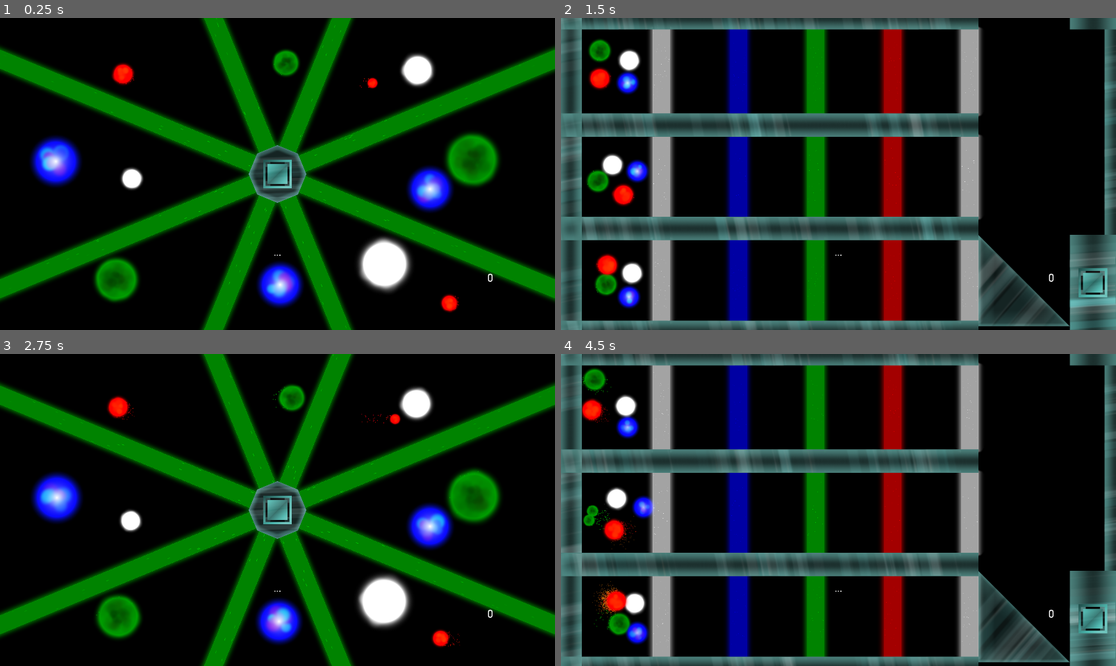
Above: before the commit, frames 1-4 (two rows, left to right).
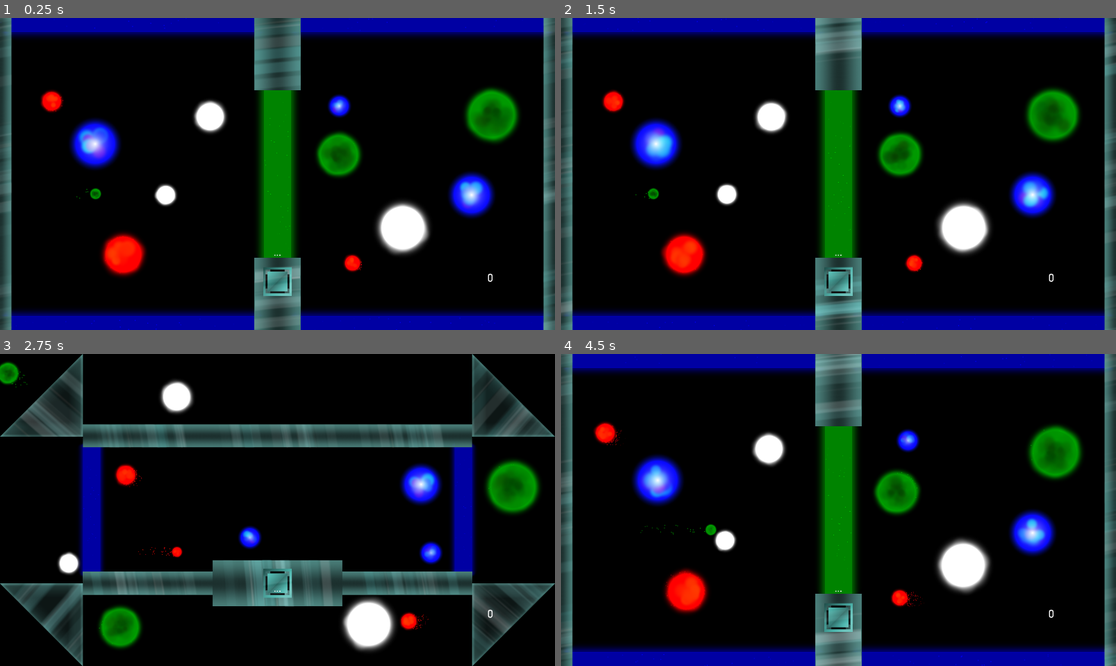
Above: after the commit, the same moments.

Repository: Dark-Gran/Spirit-Circles
Game: Godot game, scene res://src/Main.tscn
Two runs of this game, one before a commit and one after it. Both use one fixed random seed, a clock stepped at 60 frames per second and the inputs below.
Inputs (mouse positions are in pixels of both pictures, inside the frame that each line leads up to):
- Up to frame 1 (0.25 s): no input
- Up to frame 2 (1.5 s): move the mouse to (960, 158) at 0.52 s; hold Right (ui_right) 0.53-1.28 s; tap Space (ui_accept) at 0.77 s; move the mouse to (727, 189) at 1.27 s; hold Left (ui_left) from 1.28 s (still down)
- Up to frame 3 (2.75 s): tap Space (ui_accept) at 1.52 s; move the mouse to (333, 441) at 2.02 s; release Left (ui_left) at 2.03 s; hold Right (ui_right) from 2.03 s (still down)
- Up to frame 4 (4.5 s): move the mouse to (810, 572) at 2.77 s; tap Space (ui_accept) at 3.02, 3.77 s; move the mouse to (1005, 556) at 3.52 s; release Right (ui_right) at 3.53 s; hold Left (ui_left) from 3.53 s (still down); move the mouse to (672, 463) at 4.27 s

The runs differ from the first frame. In frame 1, 55% of the frame differs, in the area x 0-100%, y 0-100%; in frame 2, 57%; in frame 3, 52%; in frame 4, 57%.

Commit message:
level/beam update - alternative glow for places where it colors walls too much

Diff:
--- a/src/world/World.gd
+++ b/src/world/World.gd
@@ -27,7 +27,7 @@
 		level_times.append(0)
 	$DebugGUI/FPS.visible = false
 	enable_continue(false)
-	level_id = 20
+	level_id = 15
 	move_to_level(level_id)
 
 func reload_level():
--- a/src/world/levels/Level_009.tscn
+++ b/src/world/levels/Level_009.tscn
@@ -4,7 +4,7 @@
 [ext_resource path="res://src/world/levels/Level_009.gd" type="Script" id=2]
 [ext_resource path="res://src/world/obstacles/Wall_Wide_0.tscn" type="PackedScene" id=3]
 [ext_resource path="res://src/world/obstacles/Wall_2.tscn" type="PackedScene" id=4]
-[ext_resource path="res://src/world/obstacles/Beam.tscn" type="PackedScene" id=5]
+[ext_resource path="res://src/world/obstacles/Beam_GlowS.tscn" type="PackedScene" id=5]
 [ext_resource path="res://src/world/obstacles/Button.tscn" type="PackedScene" id=6]
 
 [node name="Level" type="Node2D"]
@@ -79,11 +79,6 @@
 
 [node name="Statics" type="Node2D" parent="."]
 
-[node name="Beam" parent="Statics" instance=ExtResource( 5 )]
-position = Vector2( 960, 540 )
-scale = Vector2( 1.6, 1.161 )
-color_type = 1
-
 [node name="Wall" parent="Statics" instance=ExtResource( 4 )]
 position = Vector2( 0, 540 )
 
@@ -98,3 +93,8 @@
 
 [node name="Button" parent="Statics" instance=ExtResource( 6 )]
 position = Vector2( 960, 912 )
+
+[node name="Beam" parent="Statics" instance=ExtResource( 5 )]
+position = Vector2( 960, 540 )
+scale = Vector2( 1.6, 1.161 )
+color_type = 1
--- a/src/world/levels/Level_010.tscn
+++ b/src/world/levels/Level_010.tscn
@@ -3,9 +3,9 @@
 [ext_resource path="res://src/world/Circle.tscn" type="PackedScene" id=1]
 [ext_resource path="res://src/world/levels/Level_010.gd" type="Script" id=2]
 [ext_resource path="res://src/world/obstacles/Wall_Border.tscn" type="PackedScene" id=3]
+[ext_resource path="res://src/world/obstacles/Beam_GlowS.tscn" type="PackedScene" id=4]
 [ext_resource path="res://src/world/obstacles/Wall_Cross_1.tscn" type="PackedScene" id=5]
 [ext_resource path="res://src/world/obstacles/Button.tscn" type="PackedScene" id=6]
-[ext_resource path="res://src/world/obstacles/Beam.tscn" type="PackedScene" id=7]
 
 [node name="Level" type="Node2D"]
 show_behind_parent = true
@@ -81,23 +81,23 @@
 
 [node name="Beams" type="Node2D" parent="Statics"]
 
-[node name="Beam" parent="Statics/Beams" instance=ExtResource( 7 )]
+[node name="Beam" parent="Statics/Beams" instance=ExtResource( 4 )]
 position = Vector2( 960, 892.751 )
 scale = Vector2( 1.6, 0.591 )
 color_type = 2
 
-[node name="Beam2" parent="Statics/Beams" instance=ExtResource( 7 )]
+[node name="Beam2" parent="Statics/Beams" instance=ExtResource( 4 )]
 position = Vector2( 960, 187.138 )
 scale = Vector2( 1.6, 0.591 )
 color_type = 2
 
-[node name="Beam3" parent="Statics/Beams" instance=ExtResource( 7 )]
+[node name="Beam3" parent="Statics/Beams" instance=ExtResource( 4 )]
 position = Vector2( 396.939, 540 )
 rotation = 1.5708
 scale = Vector2( 1.6, 1.433 )
 color_type = 1
 
-[node name="Beam4" parent="Statics/Beams" instance=ExtResource( 7 )]
+[node name="Beam4" parent="Statics/Beams" instance=ExtResource( 4 )]
 position = Vector2( 1523.49, 540 )
 rotation = 1.5708
 scale = Vector2( 1.6, 1.433 )
--- a/src/world/levels/Level_015.tscn
+++ b/src/world/levels/Level_015.tscn
@@ -6,6 +6,7 @@
 [ext_resource path="res://src/world/obstacles/Wall_Wide_0.tscn" type="PackedScene" id=4]
 [ext_resource path="res://src/world/obstacles/Wall_2.tscn" type="PackedScene" id=5]
 [ext_resource path="res://src/world/obstacles/Button.tscn" type="PackedScene" id=6]
+[ext_resource path="res://src/world/obstacles/Beam_GlowS.tscn" type="PackedScene" id=7]
 
 [node name="Level" type="Node2D"]
 show_behind_parent = true
@@ -83,11 +84,6 @@
 
 [node name="Beams" type="Node2D" parent="Statics"]
 
-[node name="Beam" parent="Statics/Beams" instance=ExtResource( 3 )]
-position = Vector2( 960, 540 )
-scale = Vector2( 1.6, 1.16 )
-color_type = 2
-
 [node name="Beam2" parent="Statics/Beams" instance=ExtResource( 3 )]
 position = Vector2( 460.533, 1080 )
 rotation = 1.5708
@@ -112,6 +108,11 @@
 scale = Vector2( 1.6, 1.683 )
 color_type = 1
 
+[node name="Beam6" parent="Statics/Beams" instance=ExtResource( 7 )]
+position = Vector2( 960, 540 )
+scale = Vector2( 1.6, 1.16 )
+color_type = 2
+
 [node name="Wall" parent="Statics" instance=ExtResource( 5 )]
 position = Vector2( 0, 540 )
 
--- /dev/null
+++ b/src/world/obstacles/Beam_GlowS.tscn
@@ -0,0 +1,138 @@
+[gd_scene load_steps=11 format=2]
+
+[ext_resource path="res://src/world/obstacles/Beam.gd" type="Script" id=1]
+[ext_resource path="res://assets/beam_glow2.png" type="Texture" id=2]
+[ext_resource path="res://assets/little_white_64.png" type="Texture" id=3]
+
+[sub_resource type="CubeMesh" id=1]
+size = Vector3( 100, 100, 2 )
+
+[sub_resource type="Gradient" id=2]
+offsets = PoolRealArray( 0, 0.372093, 0.604651, 1 )
+colors = PoolColorArray( 1, 1, 1, 0, 1, 1, 1, 1, 1, 1, 1, 1, 1, 1, 1, 0 )
+
+[sub_resource type="GradientTexture" id=3]
+gradient = SubResource( 2 )
+
+[sub_resource type="ParticlesMaterial" id=4]
+emission_shape = 2
+emission_box_extents = Vector3( 27, 0, 1 )
+flag_disable_z = true
+direction = Vector3( 0, 1, 0 )
+spread = 0.0
+gravity = Vector3( 0, 0, 0 )
+initial_velocity = 130.0
+initial_velocity_random = 0.25
+orbit_velocity = 0.0
+orbit_velocity_random = 0.0
+linear_accel_random = 1.0
+damping = 10.0
+damping_random = 0.5
+scale = 0.07
+color_ramp = SubResource( 3 )
+
+[sub_resource type="ParticlesMaterial" id=5]
+emission_shape = 2
+emission_box_extents = Vector3( 27, 0, 1 )
+flag_disable_z = true
+direction = Vector3( 0, 1, 0 )
+spread = 0.0
+gravity = Vector3( 0, 0, 0 )
+initial_velocity = 130.0
+initial_velocity_random = 0.25
+orbit_velocity = 0.0
+orbit_velocity_random = 0.0
+linear_accel_random = 1.0
+damping = 10.0
+damping_random = 0.5
+scale = 0.07
+color_ramp = SubResource( 3 )
+
+[sub_resource type="ParticlesMaterial" id=6]
+emission_shape = 2
+emission_box_extents = Vector3( 27, 0, 1 )
+flag_disable_z = true
+direction = Vector3( 0, -1, 0 )
+spread = 0.0
+gravity = Vector3( 0, 0, 0 )
+initial_velocity = 130.0
+initial_velocity_random = 0.25
+orbit_velocity = 0.0
+orbit_velocity_random = 0.0
+linear_accel_random = 1.0
+damping = 10.0
+damping_random = 0.5
+scale = 0.07
+color_ramp = SubResource( 3 )
+
+[sub_resource type="RectangleShape2D" id=7]
+
+[node name="Beam" type="KinematicBody2D" groups=[
+"beams",
+]]
+collision_layer = 5
+collision_mask = 0
+script = ExtResource( 1 )
+
+[node name="MeshInstance2D" type="MeshInstance2D" parent="."]
+scale = Vector2( 0.6, 5 )
+mesh = SubResource( 1 )
+
+[node name="Sprite" type="Sprite" parent="."]
+position = Vector2( -0.327, -1.46321 )
+scale = Vector2( 0.736, 0.966829 )
+texture = ExtResource( 2 )
+
+[node name="Particles2D" type="Particles2D" parent="."]
+position = Vector2( -5.96046e-08, -250 )
+amount = 16
+lifetime = 5.0
+preprocess = 6.0
+randomness = 1.0
+visibility_rect = Rect2( -250, -250, 500, 500 )
+process_material = SubResource( 4 )
+texture = ExtResource( 3 )
+
+[node name="Particles2D3" type="Particles2D" parent="."]
+position = Vector2( -5.96046e-08, -250 )
+amount = 2
+lifetime = 5.0
+preprocess = 6.0
+speed_scale = 3.0
+visibility_rect = Rect2( -250, -250, 500, 500 )
+process_material = SubResource( 5 )
+texture = ExtResource( 3 )
+
+[node name="Particles2D2" type="Particles2D" parent="."]
+position = Vector2( -5.96046e-08, 248 )
+amount = 16
+lifetime = 5.0
+preprocess = 6.0
+randomness = 1.0
+visibility_rect = Rect2( -250, -250, 500, 500 )
+process_material = SubResource( 6 )
+texture = ExtResource( 3 )
+
+[node name="Particles2D4" type="Particles2D" parent="."]
+position = Vector2( -5.96046e-08, 248 )
+amount = 2
+lifetime = 5.0
+preprocess = 5.5
+speed_scale = 3.0
+visibility_rect = Rect2( -250, -250, 500, 500 )
+process_material = SubResource( 6 )
+texture = ExtResource( 3 )
+
+[node name="CollisionShape2D" type="CollisionShape2D" parent="."]
+visible = false
+scale = Vector2( 3, 25 )
+shape = SubResource( 7 )
+
+[node name="Area2D" type="Area2D" parent="."]
+visible = false
+monitorable = false
+collision_layer = 0
+
+[node name="CollisionShape2D2" type="CollisionShape2D" parent="Area2D"]
+scale = Vector2( 3, 25 )
+shape = SubResource( 7 )
Binary file added: assets/beam_glow2.png
Not shown: 1 places in src/world/levels/Level_015.tscn that only renumber resources
